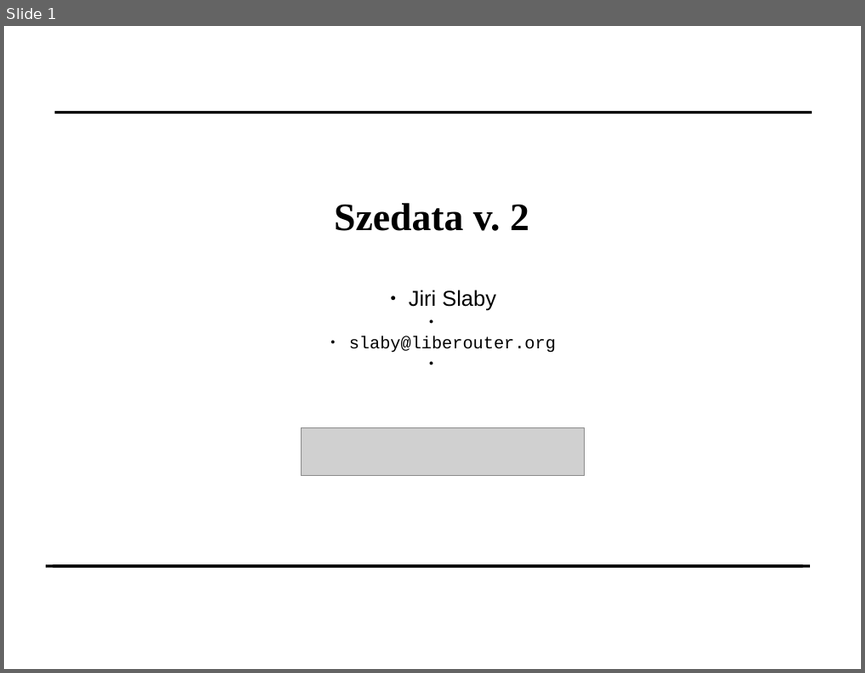
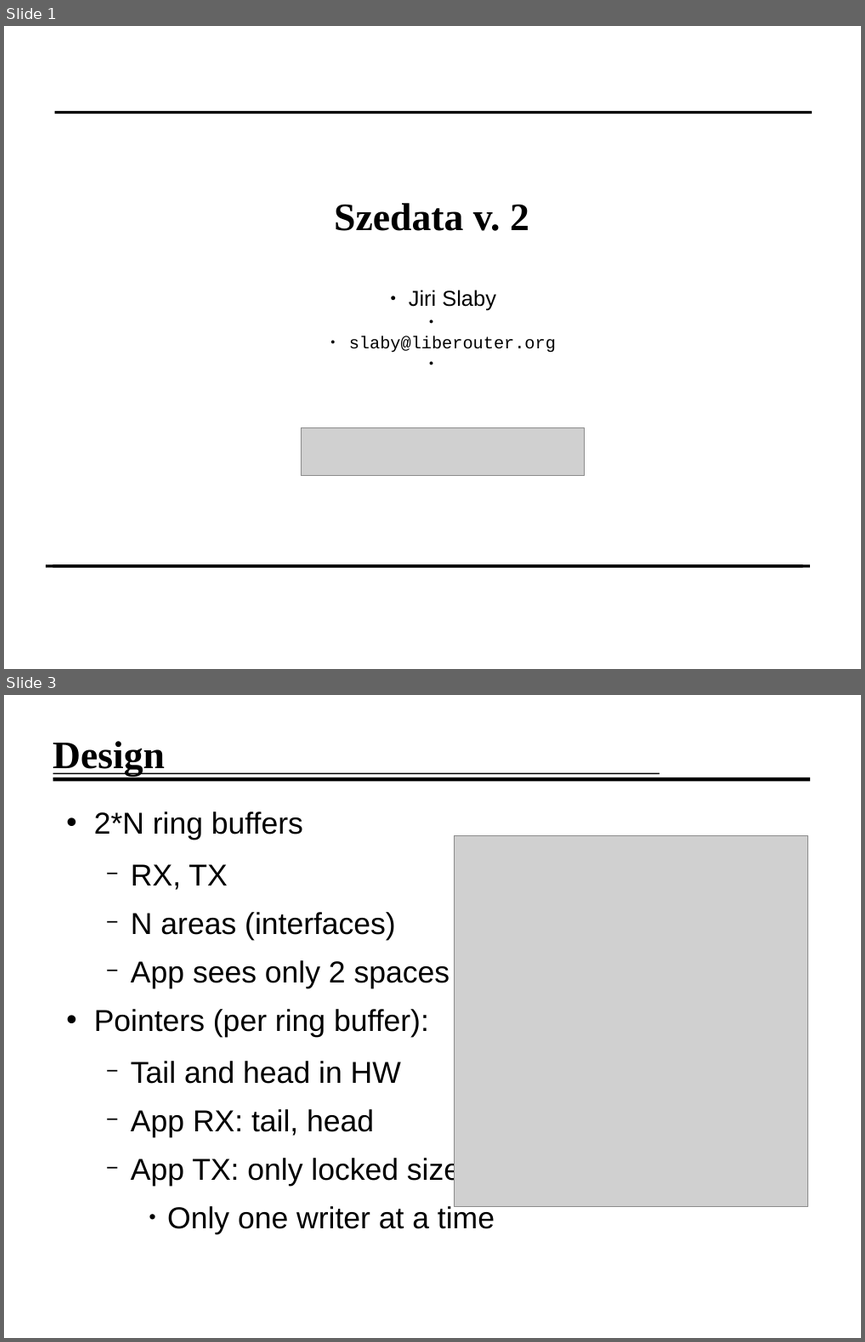
Before and after one commit to jirislaby/writings, a slide deck: presentation/seminar.odp. Shown one above the other, each under a label of ours: slide 1 before the commit, slides 1 and 3 after it; the slides between them are not shown. The pictures are 865x673 and 865x1342 pixels, drawn with LibreOffice and Linux fonts; fonts in the diff are those of the drawing; grey boxes stand for pictures; background and template pictures are left out. Boxes give left, top, right and bottom in pixels: in the first picture for what was removed or moved away, otherwise in the second. Text is boxed around its words. In the diff, an @@ line names an element or a change of style, - is before the commit and + after.

```diff
--- a/presentation/seminar.odp
+++ b/presentation/seminar.odp
@@ slide 3 added at [4,695,861,1338], background #FFFFFF @@
@@ title added at [52,741,165,777], 36 pt, text #000000, bold @@
+Design
@@ line added from (53, 779) to (811, 779), #000000 3.69 pt @@
@@ line added from (53, 773) to (659, 773), #000000 1.13 pt @@
@@ text added at [94,811,494,1234], 28 pt, text #000000 @@
+• 2*N ring buffers
+  − RX, TX
+  − N areas (interfaces)
+  − App sees only 2 spaces
+• Pointers (per ring buffer):
+  − Tail and head in HW
+  − App RX: tail, head
+  − App TX: only locked size
+    • Only one writer at a time
@@ picture added at [454,836,808,1206] @@
```
Also in this commit, not shown: 7 other slides added, 1 slide removed.
